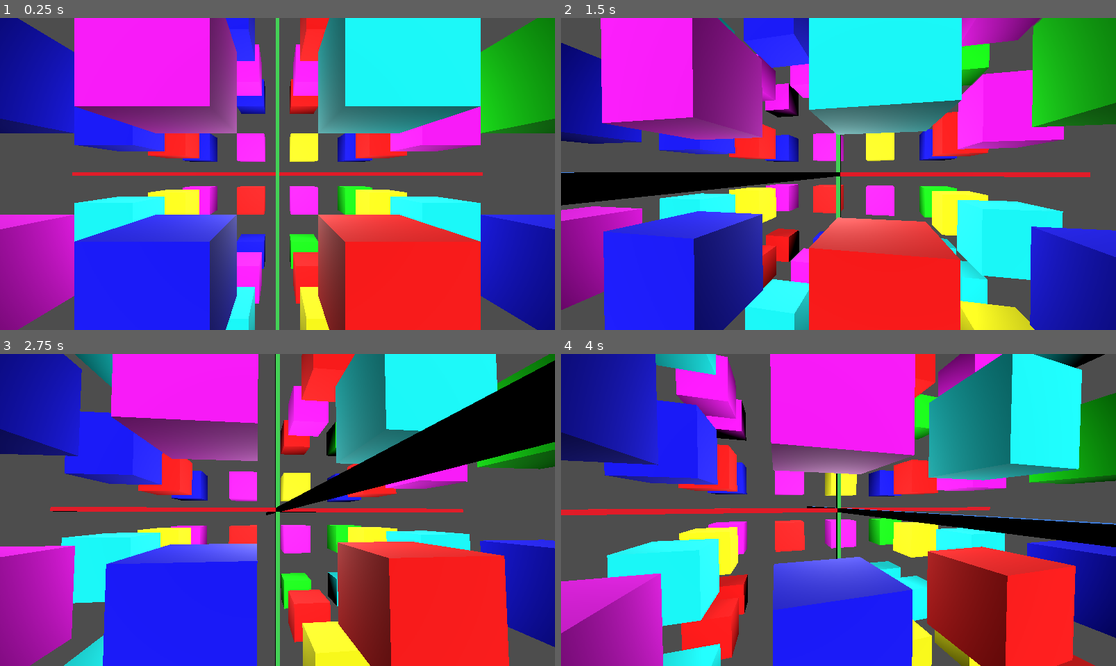
Above: before the commit, frames 1-4 (two rows, left to right).
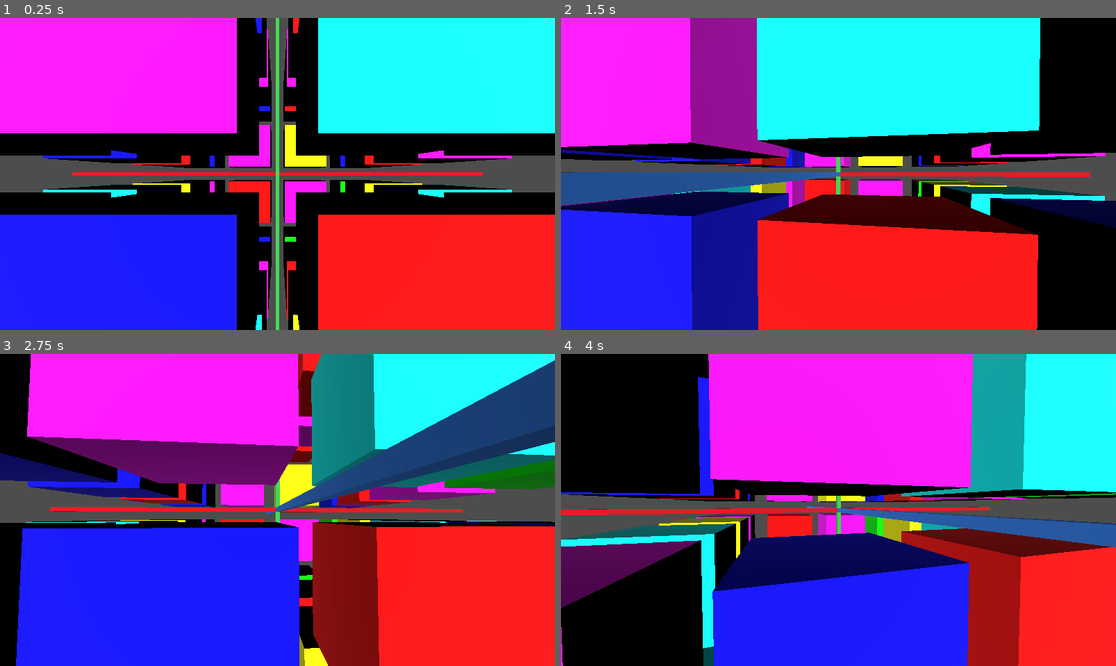
Above: after the commit, the same moments.

Repository: tremerin/cube_godot
Game: Godot game, scene res://levels/cube/cube.tscn
The game is run twice, just before and just after one commit, with the same random seed, the same clock (stepped at 60 frames per second) and the same inputs. This scene is started directly instead of the project's main scene.
Inputs (mouse positions are in pixels of both pictures, inside the frame that each line leads up to):
- Up to frame 1 (0.25 s): no input
- Up to frame 2 (1.5 s): tap Enter (ui_accept) at 0.5, 0.77, 1.25 s; move the mouse to (866, 174) at 0.52 s; hold Up (ui_up) from 0.53 s (still down); move the mouse to (810, 174) at 1.27 s
- Up to frame 3 (2.75 s): keep holding Up (ui_up); tap Enter (ui_accept) at 1.52, 2 s; move the mouse to (288, 503) at 2.02 s
- Up to frame 4 (4 s): keep holding Up (ui_up); tap Enter (ui_accept) at 2.75, 3.02, 3.5, 3.77 s; move the mouse to (832, 516) at 2.77 s; move the mouse to (877, 513) at 3.52 s

The runs differ from the first frame. In frame 1, 62% of the frame differs, in the area x 0-100%, y 0-100%; in frame 2, 66%; in frame 3, 62%; in frame 4, 71%.
Error before the commit: Cannot call method 'get_overlapping_bodies' on a null value. (res://levels/cube/cube.gd:350)
Error after the commit: Cannot call method 'get_overlapping_bodies' on a null value. (res://levels/cube/cube.gd:360)

Commit message:
light movement and piece scale

Diff:
--- a/Cube/levels/cube/cube.gd
+++ b/Cube/levels/cube/cube.gd
@@ -6,13 +6,20 @@
 @onready var containers: Node3D = $Containers
 @onready var checkers: Node3D = $Checkers
 @onready var ray_cast_3d: RayCast3D = $CameraPivot/Camera3D/RayCast3D
+@onready var camera: Node3D = $CameraPivot/Camera3D
+@onready var directional_light: DirectionalLight3D = $DirectionalLight3D
+
+
 
 var line_length: int = 4
 var container_size: float = 1.0
 var cube_size: float = (line_length * (container_size * 2)) - container_size
 var offset: float = cube_size/2 - container_size/2
 var can_move: bool = true
+
 var piece = load("res://components/piece.tscn")
+var piece_normal_scale: float = 1.5
+var piece_final_scale: float = 1.8
 
 var selected_rotator_x: Node3D
 var selected_rotator_y: Node3D
@@ -31,6 +38,8 @@
 
 
 func _physics_process(_delta: float) -> void:
+	directional_light.global_rotation = camera.global_rotation
+	print(camera.global_rotation)
 	if can_move:
 		if ray_cast_3d.is_colliding():
 			_select_rotator(ray_cast_3d.get_collider().position)
@@ -229,7 +238,7 @@
 func _make_line(checker: Area3D) -> void:
 	var pieces =  checker.get_overlapping_bodies()
 	var tween = create_tween()
-	var final_scale: Vector3 = Vector3(1.3, 1.3, 1.3)
+	var final_scale: Vector3 = Vector3(piece_final_scale, piece_final_scale, piece_final_scale)
 	var time: float = 0.3
 	for piece in pieces:
 		tween.parallel().tween_property(piece, "scale", final_scale, time)
@@ -240,7 +249,7 @@
 	var pieces =  checker.get_overlapping_bodies()
 	for piece in pieces:
 		piece.random_piece()
-		piece.scale = Vector3(1, 1, 1)
+		piece.scale = Vector3(piece_normal_scale, piece_normal_scale, piece_normal_scale)
 
 
 func _rotate_node(node: Area3D, axis: Vector3, degrees: int) -> void:
@@ -264,6 +273,7 @@
 		if child.get_child_count() == 1:
 			var instance = piece.instantiate()
 			instance.position = child.position
+			instance.scale = Vector3(piece_normal_scale, piece_normal_scale, piece_normal_scale)
 			add_child(instance)
 			#instance.reparent(child, true)
 
--- a/Cube/levels/cube/cube.tscn
+++ b/Cube/levels/cube/cube.tscn
@@ -22,8 +22,5 @@
 
 [node name="CameraPivot" parent="." unique_id=888366665 instance=ExtResource("3_l3fwx")]
 
-[node name="OmniLight3D" type="OmniLight3D" parent="." unique_id=576549207]
-light_energy = 6.481
-
 [node name="DirectionalLight3D" type="DirectionalLight3D" parent="." unique_id=152291042]
 transform = Transform3D(1, 0, 0, 0, 0.92168045, 0.38794994, 0, -0.38794994, 0.92168045, 0, 5.361831, 5.8497186)
